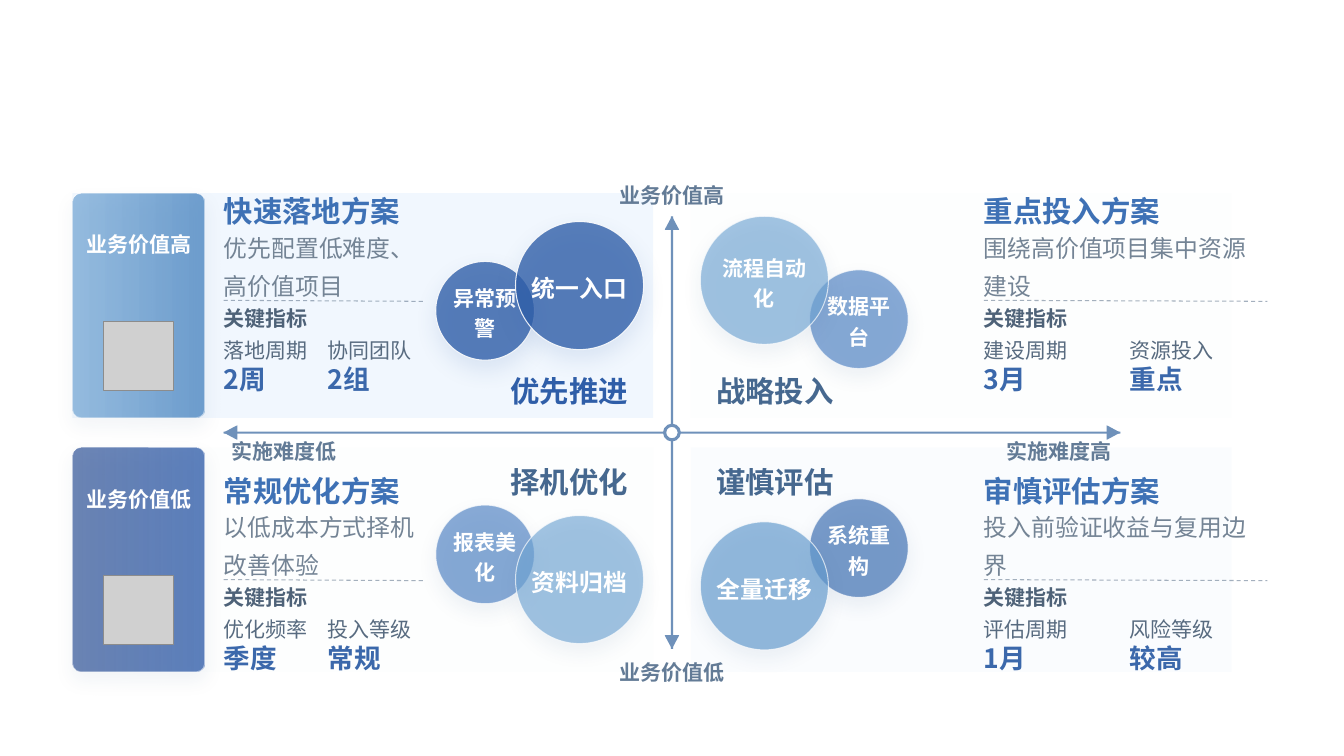
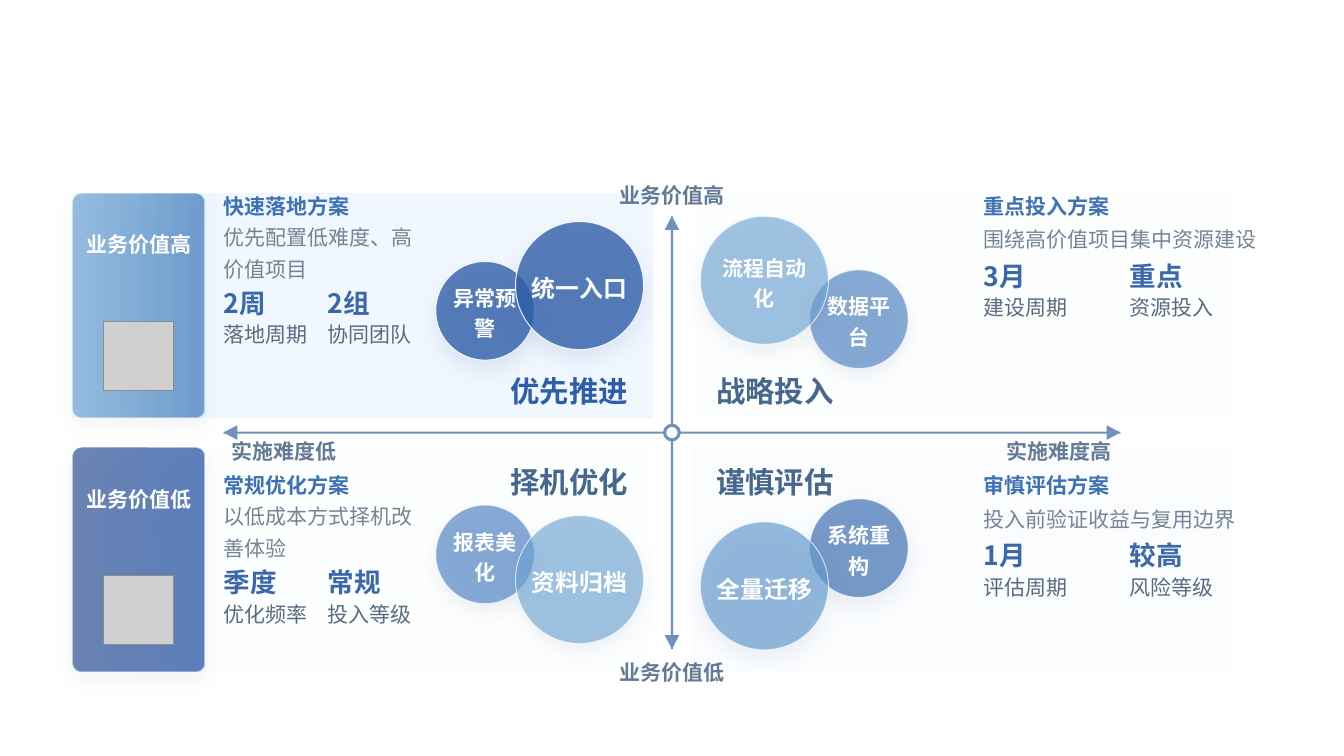
Before and after one commit to NEUwpy/PPagenT, a slide deck: slide 1 of assets/结构图/矩阵象限-001/example.pptx. Drawn at 1344x756 pixels with LibreOffice and Linux fonts; fonts in the diff are those of the drawing; grey boxes stand for pictures. Boxes give left, top, right and bottom in pixels: in the first picture for what was removed or moved away, otherwise in the second. Text is boxed around its words. In the diff, an @@ line names an element or a change of style, - is before the commit and + after.

```diff
--- a/assets/结构图/矩阵象限-001/example.pptx
+++ b/assets/结构图/矩阵象限-001/example.pptx
@@ size 21 to 15 pt in 4 elements at [984,196,1110,216], [984,475,1110,495], [224,475,350,495], [224,196,350,216] @@
@@ text at [224,227,413,279]: text changed; size 17 to 15 pt @@
-优先配置低难度、
-高价值项目
+优先配置低难度、高
+价值项目
@@ text at [984,229,1257,249]: text changed; size 17 to 15 pt @@
-围绕高价值项目集中资源
-建设
+围绕高价值项目集中资源建设
@@ line removed from (224, 300) to (423, 301) @@
@@ text removed at [224,308,308,328] @@
-关键指标
@@ 4 texts: place and size @@
-4 texts at [224,340,412,639]
+4 texts at [224,324,412,624]
@@ line removed from (984, 300) to (1267, 301) @@
@@ text removed at [984,308,1068,328] @@
-关键指标
@@ text at [224,506,413,558]: text changed; size 17 to 15 pt @@
-以低成本方式择机
-改善体验
+以低成本方式择机改
+善体验
@@ text at [984,509,1236,529]: text changed; size 17 to 15 pt @@
-投入前验证收益与复用边
-界
+投入前验证收益与复用边界
@@ line spacing 1.1 to 1.08 in 8 elements at [224,291,266,316], [328,290,370,315], [224,569,277,595], [328,569,381,595], [984,264,1026,289], [1130,263,1183,288], [984,543,1026,568], [1130,542,1183,568] @@
@@ 4 texts: place and size @@
-4 texts at [984,366,1183,671]
+4 texts at [984,263,1183,568]
@@ 4 texts: place and size @@
-4 texts at [224,366,381,671]
+4 texts at [224,290,381,595]
@@ line removed from (224, 580) to (423, 581) @@
@@ text removed at [224,587,308,607] @@
-关键指标
@@ line removed from (984, 580) to (1267, 581) @@
@@ text removed at [984,587,1068,607] @@
-关键指标
@@ line spacing 1.25 to 1.18 in 8 elements at [224,604,308,624], [328,604,412,624], [224,324,308,344], [328,324,412,344], [984,297,1068,317], [1130,297,1214,317], [984,577,1068,597], [1130,577,1214,597] @@
@@ 4 texts: place and size @@
-4 texts at [984,340,1214,639]
+4 texts at [984,297,1214,597]
```
Also in this commit, not shown: 34 other files.
